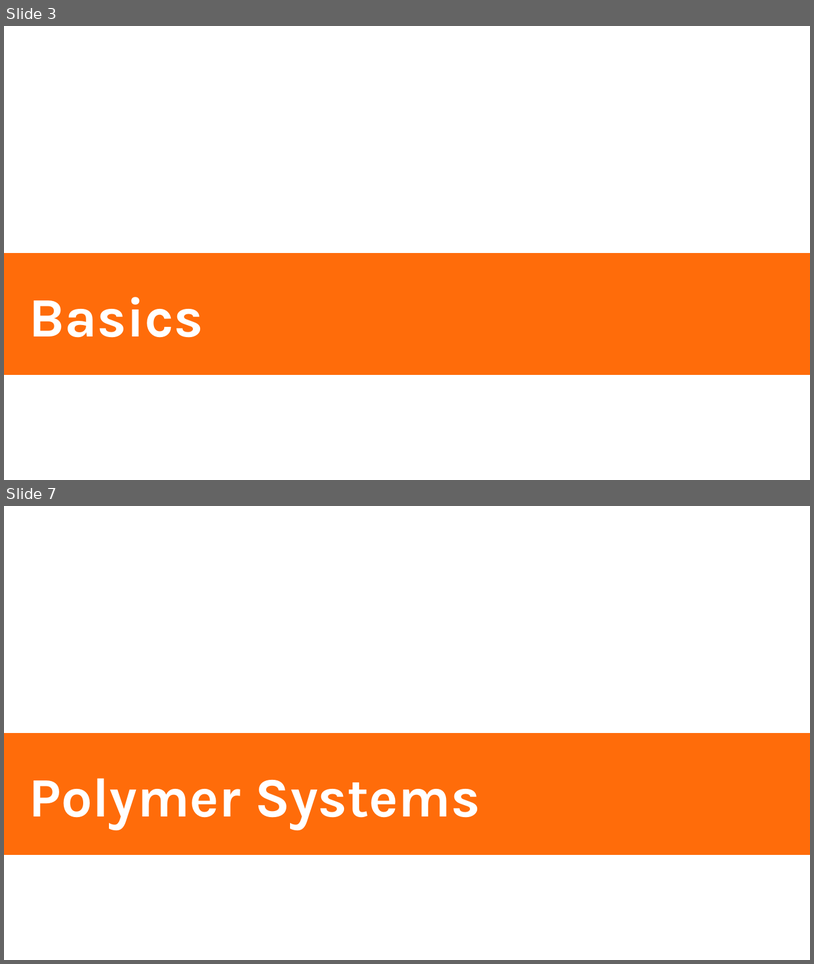
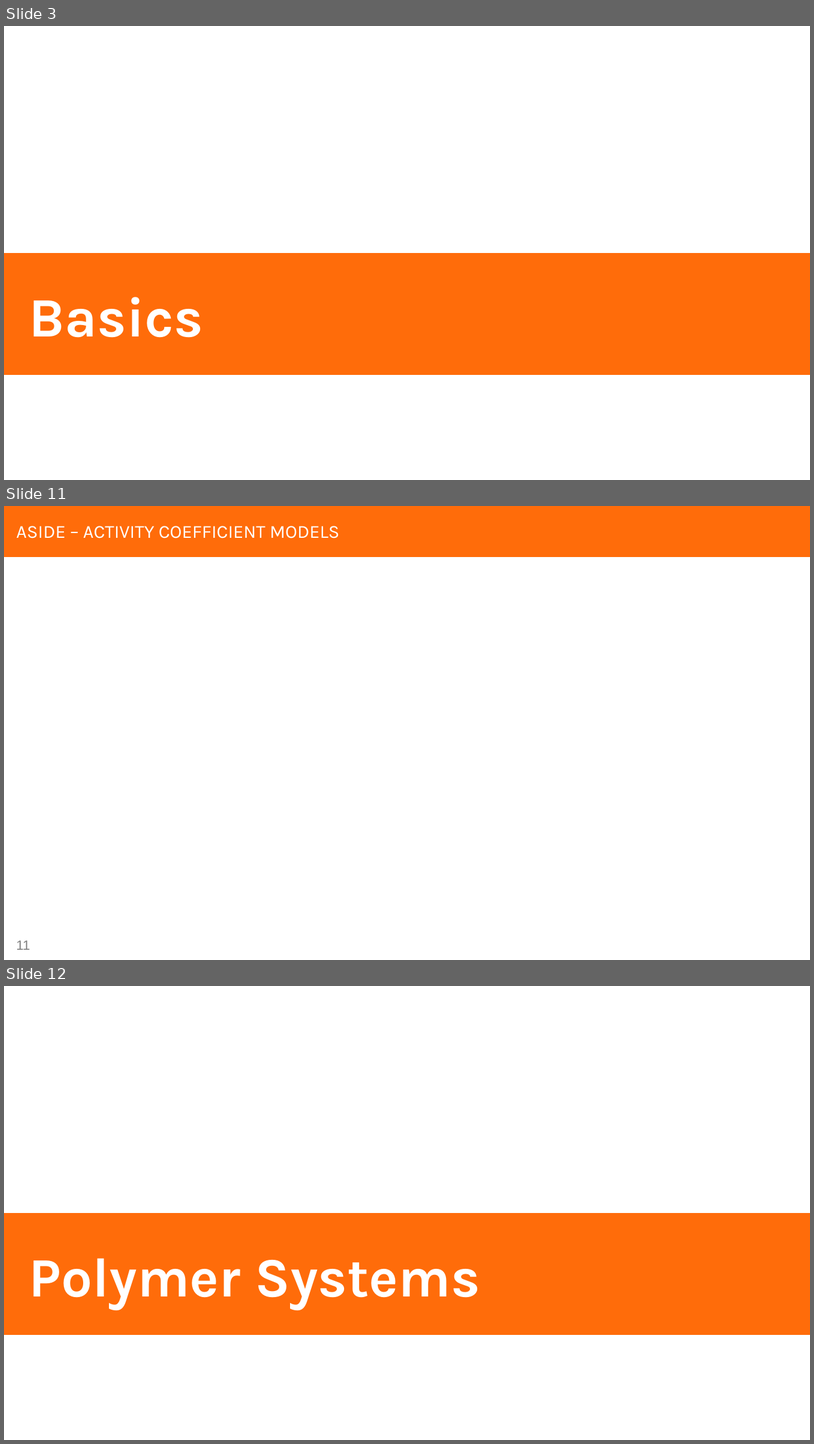
Before and after one commit to zgw-group/polymer_physics_lectures, a slide deck: clapeyron/Clapeyron_tutorial.pptx. Shown one above the other, each under a label of ours: slides 3 and 7 before the commit, slides 3, 11 and 12 after it; the slides between them are not shown. The pictures are 814x964 and 814x1444 pixels, drawn with LibreOffice and Linux fonts; fonts in the diff are those of the drawing; grey boxes stand for pictures. Boxes give left, top, right and bottom in pixels: in the first picture for what was removed or moved away, otherwise in the second. Text is boxed around its words. In the diff, an @@ line names an element or a change of style, - is before the commit and + after.

```diff
--- a/clapeyron/Clapeyron_tutorial.pptx
+++ b/clapeyron/Clapeyron_tutorial.pptx
@@ slide 11 added at (4,506,810,960), background #FFFFFF @@
@@ rectangle added at (4,506,810,557), fill #FF6C0A @@
@@ title added at (16,526,339,538), 22 pt, text #FFFFFF @@
+ASIDE – ACTIVITY COEFFICIENT MODELS
@@ page number added at (16,940,30,949), 16 pt, text #808080 @@
+11
@@ what was slide 7 is now slide 12 @@
```
Also in this commit, not shown: 3 slides changed, 15 other slides added, 3 slides removed.
